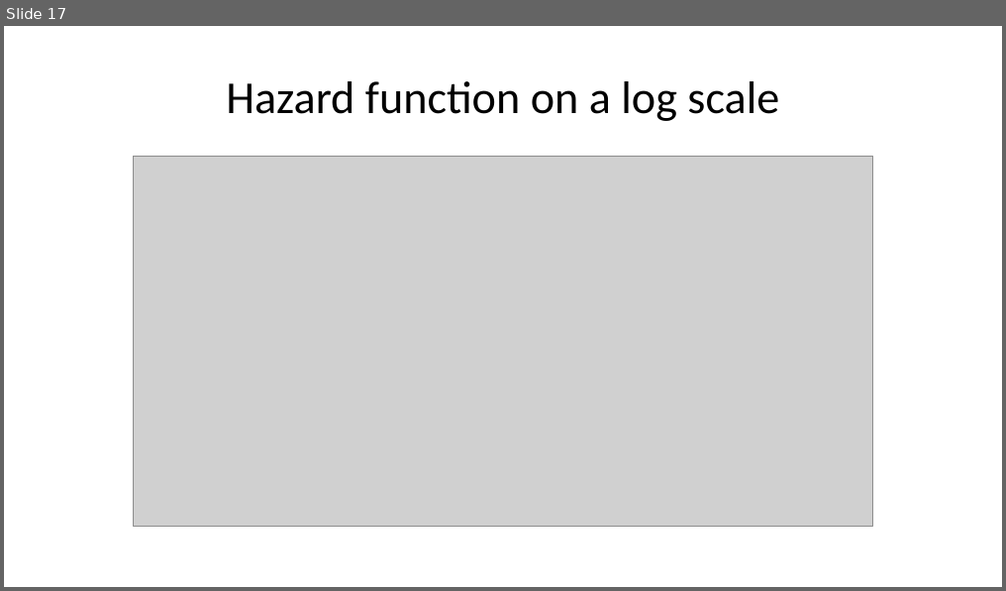
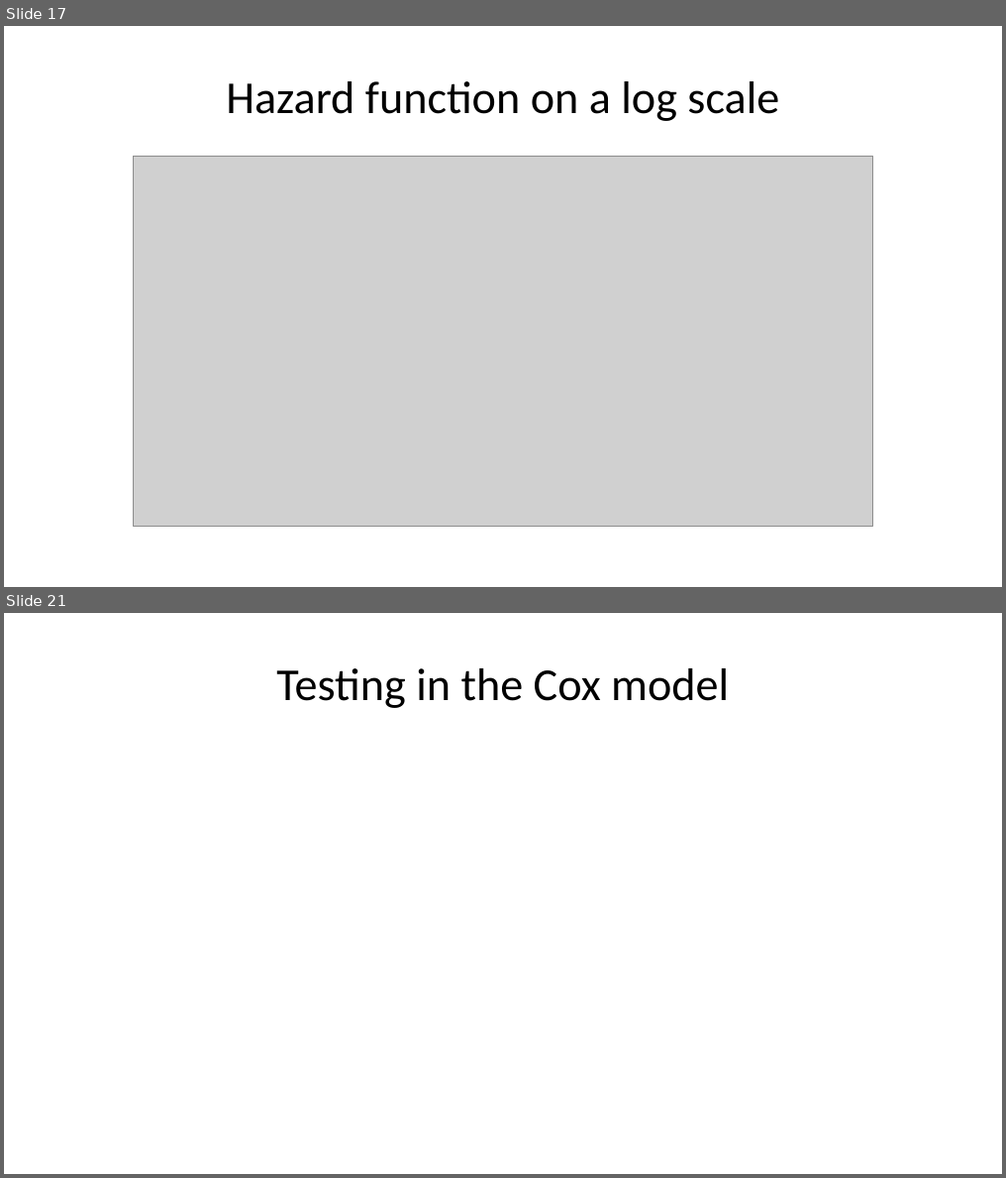
Before and after one commit to pmean/talks, a slide deck: frailty/frailty.pptx. Shown one above the other, each under a label of ours: slide 17 before the commit, slides 17 and 21 after it; the slides between them are not shown. The pictures are 1006x591 and 1006x1178 pixels, drawn with LibreOffice and Linux fonts; fonts in the diff are those of the drawing; grey boxes stand for pictures. Boxes give left, top, right and bottom in pixels: in the first picture for what was removed or moved away, otherwise in the second. Text is boxed around its words. In the diff, an @@ line names an element or a change of style, - is before the commit and + after.

```diff
--- a/frailty/frailty.pptx
+++ b/frailty/frailty.pptx
@@ slide 21 added at (4,613,1002,1174), background #FFFFFF @@
@@ title added at (276,668,729,708), 33 pt, text #000000 @@
+Testing in the Cox model
```
Also in this commit, not shown: 2 slides changed, 4 other slides added, 2 slides removed, 1 other file.
